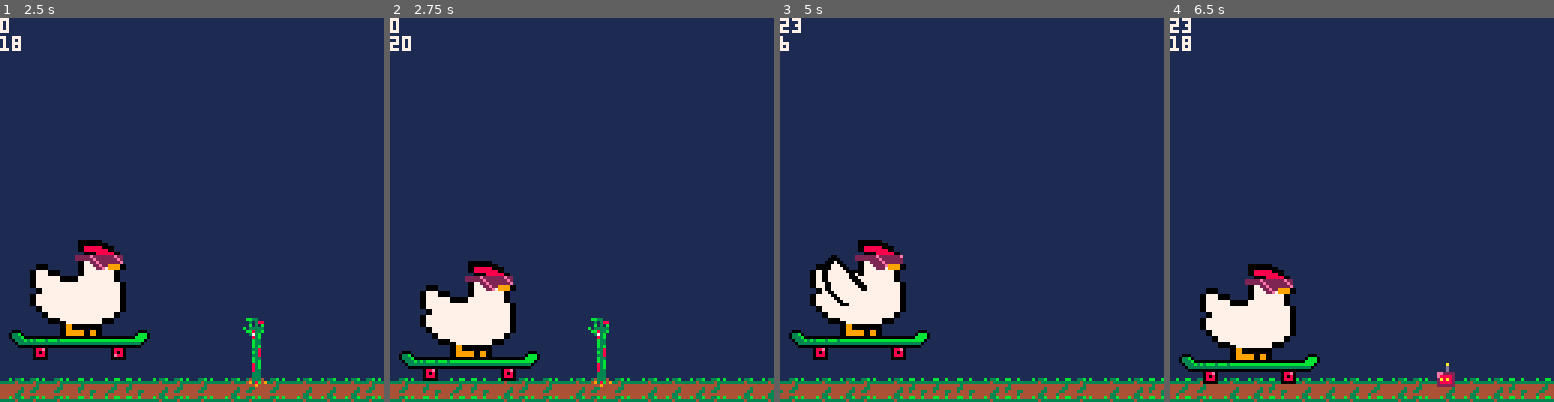
Above: before the commit, frames 1-4 (left to right).
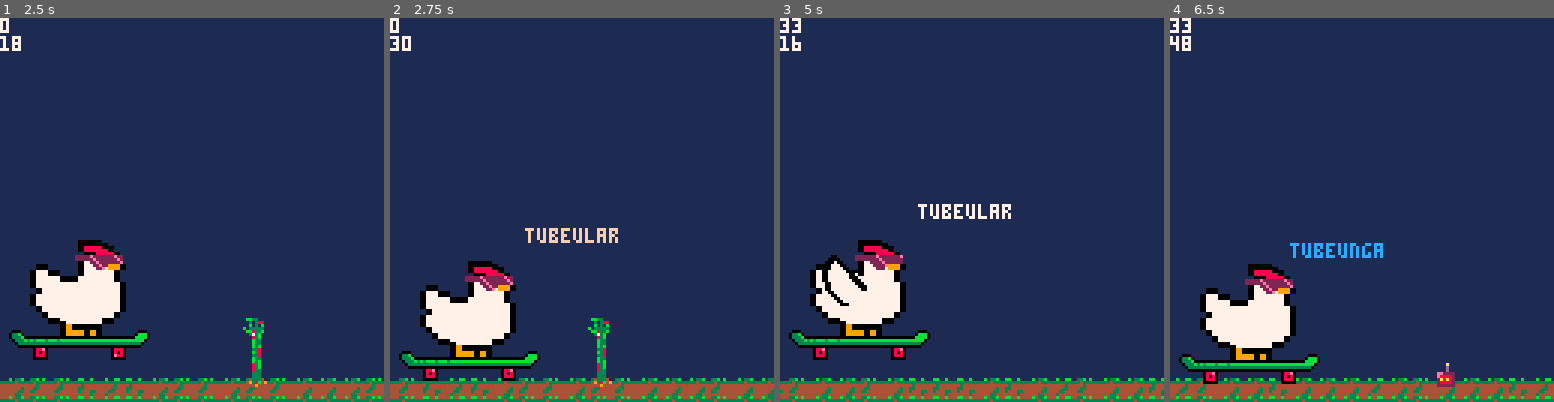
Above: after the commit, the same moments.

Repository: StevenCollins/rad-chicken
Game: PICO-8 cartridge rc.p8
Two runs of this game, one before a commit and one after it. Both use one fixed random seed, a clock stepped at 60 frames per second and the inputs below.
Inputs:
- Up to frame 1 (2.5 s): tap X (X key) at 0.33, 1.07, 1.85 s; tap O (Z key) at 0.7, 1.7, 2.1 s; hold Up 2.15-2.42 s
- Up to frame 2 (2.75 s): tap O (Z key) at 2.5 s
- Up to frame 3 (5 s): tap O (Z key) every 0.4 s from 2.9 to 4.9 s; tap X (X key) at 2.97, 4.08 s; hold Down 3.63-3.97 s; hold Up from 4.73 s (still down)
- Up to frame 4 (6.5 s): release Up at 5.03 s; tap X (X key) at 5.2, 6.32 s; tap O (Z key) at 5.3, 5.7, 6.1 s; hold Down 5.73-6.03 s

Frame 1 is identical in both runs. In frame 2, 0.5% of the frame differs, in the area x 0-60%, y 6-59%; in frame 3, 0.6%, in the area x 0-61%, y 1-53%; in frame 4, 0.6%.

Commit message:
Trick text! Tricks are tracked and triumphs tallied, and trick text told.

Diff:
--- a/rc.p8
+++ b/rc.p8
@@ -19,6 +19,7 @@
  -- set transparency.
 	palt(0,false)
 	palt(trans_colour,true)
+	cls(bg_colour)
 
 	-- init all the things!
 	make_chicken()
@@ -63,6 +64,10 @@
 gravity=0.2
 jump_power=0.5
 jump_length=10 -- number of frames the jump button works for.
+tt_length=30 -- number of frames trick text appears for.
+tt_pre={"rad","awe","tube","cowab"}
+tt_suf={"ical","some","ular","unga"}
+
 c_sprites={ -- default sprite.
 		{ 0, 0, 1, 2, 3, 0},
 		{ 0,16,17,18,19, 0},
@@ -110,16 +115,35 @@
 	c.bump_offset=0
 	c.jump_frame=0
 	c.spriteset=c_sprites
+	c.trickd=false
+	c.tt=""
+	c.tt_cntr=0
 end
 
 function move_chicken()
+	-- landed a trick.
+	if (c.y==g_level and c.trickd and c.tt_cntr==0) then
+		c.trickd=false
+		c.tt=rnd(tt_pre)..rnd(tt_suf)
+		score+=10
+	end
+	-- trick text maintenance.
+	if (c.tt!="" and c.tt_cntr<=tt_length) then
+		c.tt_cntr+=1
+	elseif (c.tt_cntr>=tt_length) then
+		c.tt=""
+		c.tt_cntr=0
+	end
+
 	-- tricks.
 	if (c.y!=g_level and btn(⬆️)) then -- redbull.
 		c.spriteset=c_1_sprites[c_1_sprites_list[(cntr%#c_1_sprites_list)+1]]
 		c.dy+=gravity/2
+		c.trickd=true
 	elseif (c.y!=g_level and btn(⬇️)) then -- jackson.
 		c.spriteset=c_2_sprites[c_2_sprites_list[(cntr%#c_2_sprites_list)+1]]
 		c.dy+=gravity*2
+		c.trickd=true
 	else -- no tricks.
 		c.spriteset=c_sprites
 		c.dy+=gravity
@@ -220,6 +244,10 @@
 	if (not game_over) then
 		print(highscore,7)
 		print(score,7)
+		-- draw trick text.
+		if (c.tt) then
+			print(c.tt,c.x+32+c.tt_cntr,c.y-c.tt_cntr,rnd(16))
+		end
 	else
 		local rnd_colour=rnd(16)
 		local offset=24
